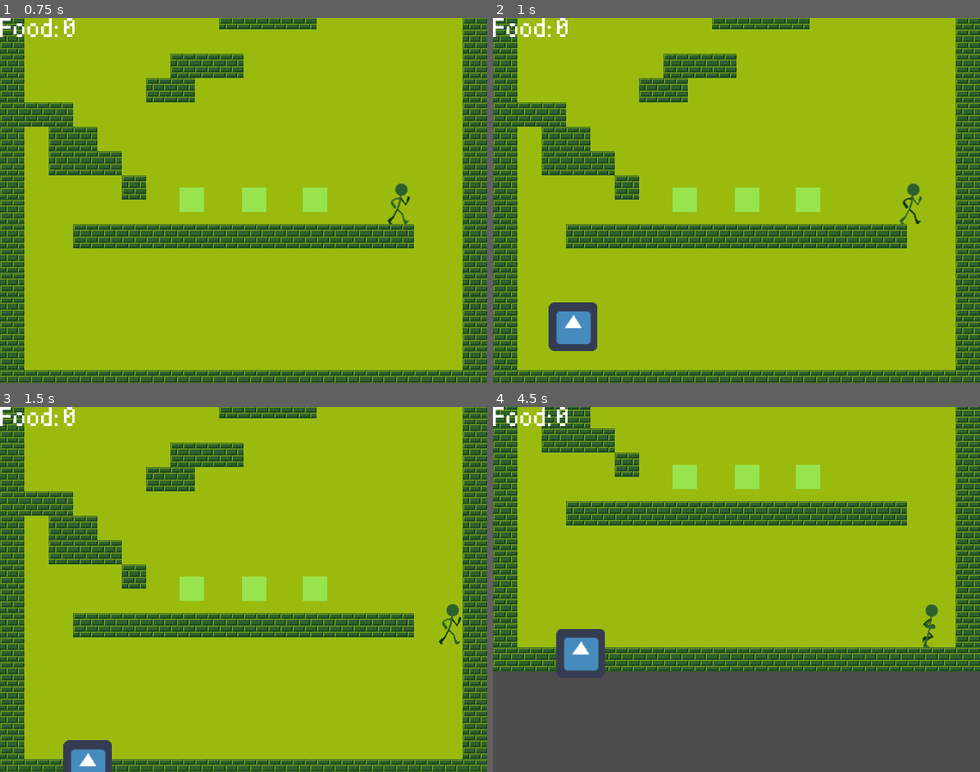
Above: before the commit, frames 1-4 (two rows, left to right).
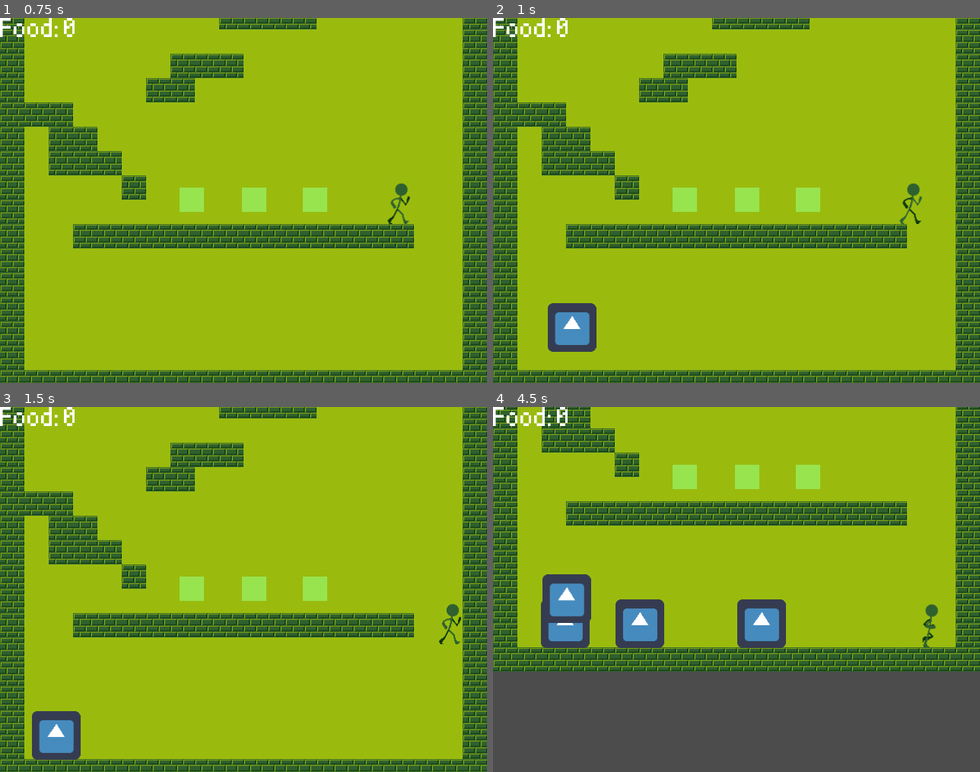
Above: after the commit, the same moments.

Repository: sbieser/LD41
Game: Godot game, scene res://Main.tscn
Same seed, same stepped clock (60 frames per second), same inputs: the game is played once before the commit and once after it. The engine's default icon, where the game draws it, is replaced by a stand-in: a white triangle on a blue panel in a dark square.
Inputs:
- Up to frame 1 (0.75 s): hold Right (ui_right) from 0.53 s (still down)
- Up to frame 2 (1 s): keep holding Right (ui_right)
- Up to frame 3 (1.5 s): keep holding Right (ui_right)
- Up to frame 4 (4.5 s): release Right (ui_right) at 2.03 s; hold Left (ui_left) 2.03-2.78 s; hold Right (ui_right) 2.78-4.28 s; hold Left (ui_left) from 4.28 s (still down)

Frame 1 is identical in both runs. In frame 2, 0.2% of the frame differs, in the area x 11-22%, y 77-92%; in frame 3, 1.9%; in frame 4, 5.4%, in the area x 9-61%, y 45-73%.

Commit message:
Finish the grub

Diff:
--- a/Enemy_Grub.gd
+++ b/Enemy_Grub.gd
@@ -2,7 +2,7 @@
 
 signal hit
 
-export (float) var SPEEDX = 60
+export (float) var SPEEDX = 1
 var gravity = 500
 var hitpoint = 1
 var direction = "left"
@@ -36,22 +36,15 @@
 		remove_enemy()
 
 func move_directions():
-	velocity.x = 0
 	if direction == "right":
-		velocity.x -= SPEEDX
-		#self.position = Vector2(self.position.x + SPEEDX, self.position.y);
-		#self.move_and_slide(Vector2(SPEED, 9.8), Vector2(0, 0))
+		position = Vector2(self.position.x + SPEEDX, self.position.y)
 	else:
-		velocity.x += SPEEDX
-		#self.set_linear_velocity(Vector2(-SPEED, 0));
-		#self.position = Vector2(self.position.x - SPEEDX, self.position.y);
-		#self.move_and_slide(Vector2(-SPEED, 9.8), Vector2(0, 0))
+		self.position = Vector2(self.position.x - SPEEDX, self.position.y)
 
 
-func _on_Area2D_body_entered(body):
-	emit_signal("hit")
+func _on_Left_side_body_entered(body):
+	direction = "right"
 
-	if direction == "left":
-		direction = "right"
-	else:
-		direction = "left"
+
+func _on_Right_side_body_entered(body):
+	direction = "left"
--- a/Enemy_Grub.tscn
+++ b/Enemy_Grub.tscn
@@ -2,6 +2,16 @@
 
 [ext_resource path="res://Enemy_Grub.gd" type="Script" id=1]
 [ext_resource path="res://icon.png" type="Texture" id=2]
+
+[sub_resource type="RectangleShape2D" id=3]
+
+custom_solver_bias = 0.0
+extents = Vector2( 10, 10 )
+
+[sub_resource type="RectangleShape2D" id=4]
+
+custom_solver_bias = 0.0
+extents = Vector2( 10, 10 )
 
 [sub_resource type="SpriteFrames" id=2]
 
@@ -12,18 +22,6 @@
 "speed": 5.0
 } ]
 
-[sub_resource type="CapsuleShape2D" id=4]
-
-custom_solver_bias = 0.0
-radius = 10.0
-height = 20.0
-
-[sub_resource type="CapsuleShape2D" id=3]
-
-custom_solver_bias = 0.0
-radius = 10.0
-height = 20.0
-
 [node name="Enemy_Grub" type="KinematicBody2D" index="0"]
 
 position = Vector2( -0.0769463, 0.92334 )
@@ -32,11 +30,11 @@
 collision_mask = 1
 collision/safe_margin = 0.08
 script = ExtResource( 1 )
-SPEEDX = 60
+SPEEDX = 1
 
-[node name="Area2D" type="Area2D" parent="." index="0"]
+[node name="Left_side" type="Area2D" parent="." index="0"]
 
-position = Vector2( 0.391144, 0.0942076 )
+position = Vector2( 0.648163, 1.25082 )
 input_pickable = true
 gravity_vec = Vector2( 0, 1 )
 gravity = 98.0
@@ -48,26 +46,47 @@
 "_edit_group_": true
 }
 
-[node name="AnimatedSprite" type="AnimatedSprite" parent="Area2D" index="0"]
+[node name="CollisionShape2D" type="CollisionShape2D" parent="Left_side" index="0"]
 
-position = Vector2( -0.621979, 0.136627 )
+position = Vector2( -31.1641, 14.4792 )
+scale = Vector2( 0.17794, 1.63606 )
+shape = SubResource( 3 )
+_sections_unfolded = [ "Transform" ]
+
+[node name="Right_side" type="Area2D" parent="." index="1"]
+
+position = Vector2( 0.648163, 1.25082 )
+input_pickable = true
+gravity_vec = Vector2( 0, 1 )
+gravity = 98.0
+linear_damp = 0.1
+angular_damp = 1.0
+audio_bus_override = false
+audio_bus_name = "Master"
+__meta__ = {
+"_edit_group_": true
+}
+
+[node name="CollisionShape2D" type="CollisionShape2D" parent="Right_side" index="0"]
+
+position = Vector2( 29.4936, 14.4792 )
+scale = Vector2( 0.17794, 1.63606 )
+shape = SubResource( 3 )
+_sections_unfolded = [ "Transform" ]
+
+[node name="CollisionShape2D" type="CollisionShape2D" parent="." index="2"]
+
+position = Vector2( -0.187062, 15.7943 )
+scale = Vector2( 2.85692, 1.641 )
+shape = SubResource( 4 )
+_sections_unfolded = [ "Transform" ]
+
+[node name="AnimatedSprite" type="AnimatedSprite" parent="." index="3"]
+
+position = Vector2( 0.026184, 1.38744 )
 frames = SubResource( 2 )
 animation = "move1"
 
-[node name="CollisionShape2D" type="CollisionShape2D" parent="Area2D" index="1"]
+[connection signal="body_entered" from="Left_side" to="." method="_on_Left_side_body_entered"]
 
-position = Vector2( -0.38747, 15.2139 )
-scale = Vector2( 3.15859, 0.836912 )
-shape = SubResource( 4 )
-_sections_unfolded = [ "Transform" ]
-
-[node name="CollisionShape2D" type="CollisionShape2D" parent="." index="1"]
-
-visible = false
-position = Vector2( -0.143078, 19.2053 )
-scale = Vector2( 3.2021, 1.03361 )
-shape = SubResource( 3 )
-disabled = true
-_sections_unfolded = [ "Transform" ]
-
-[connection signal="body_entered" from="Area2D" to="." method="_on_Area2D_body_entered"]
+[connection signal="body_entered" from="Right_side" to="." method="_on_Right_side_body_entered"]
